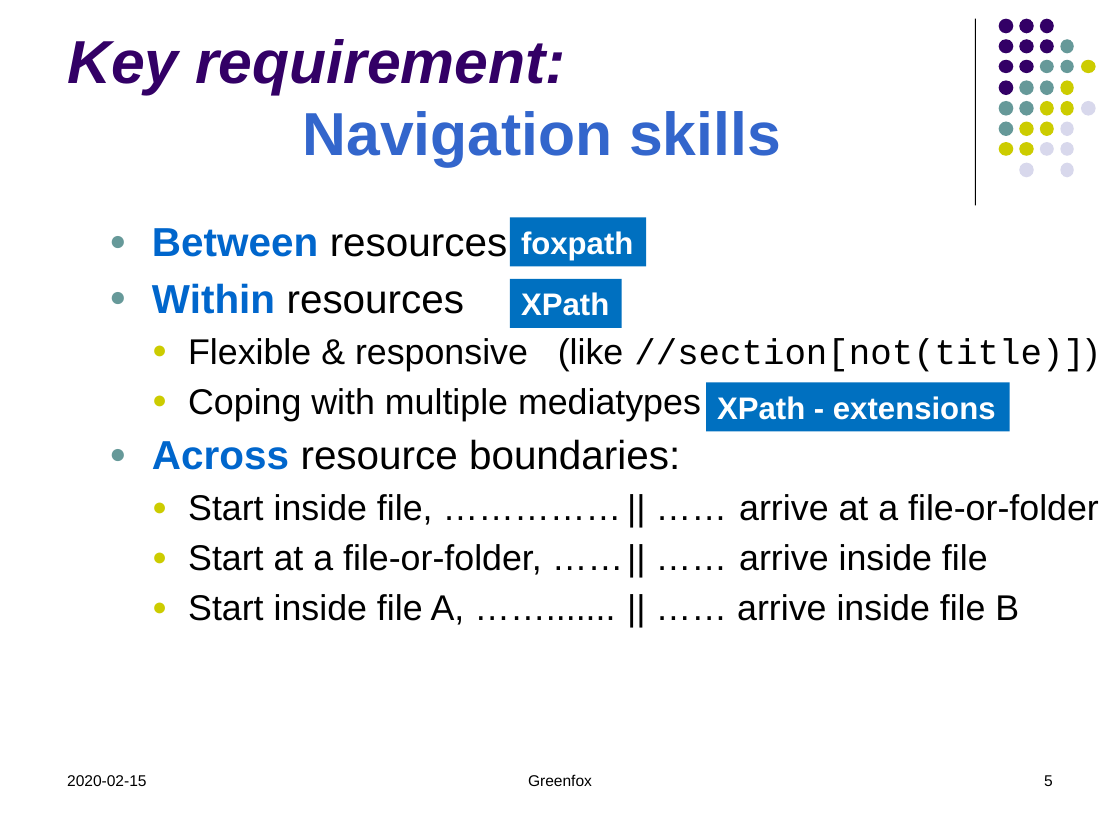
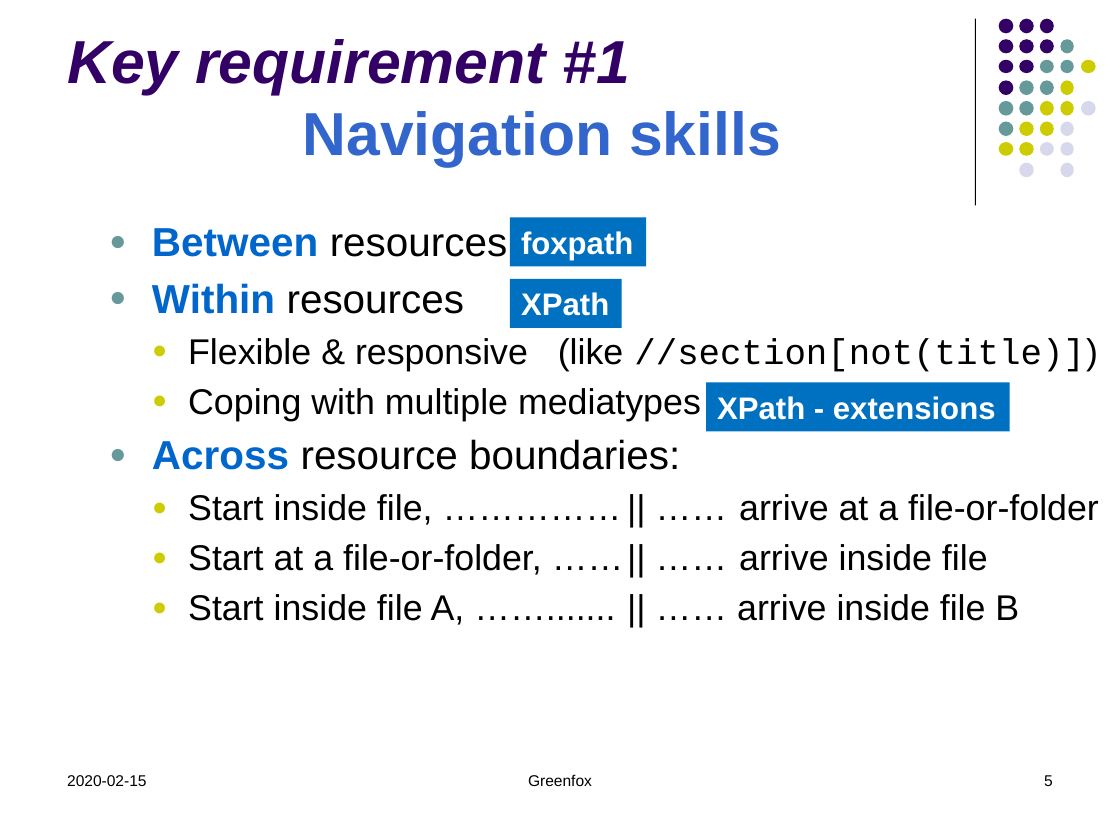
Before and after one commit to hrennau/greenfox, a slide deck: slide 5 of about/greenfox01.pptx. Drawn at 1120x840 pixels with LibreOffice and Linux fonts; fonts in the diff are those of the drawing. Boxes give left, top, right and bottom in pixels: in the first picture for what was removed or moved away, otherwise in the second. Text is boxed around its words. In the diff, an @@ line names an element or a change of style, - is before the commit and + after.

```diff
--- a/about/greenfox01.pptx
+++ b/about/greenfox01.pptx
@@ title at box(67, 39, 781, 167): text changed; text colour #3366CC to #330066; italic on @@
-Key requirement:
-Navigation skills
+Key requirement #1
+Navigation skills
```
Also in this commit, not shown: 4 other slides changed, 7 slides added, 2 other files.
